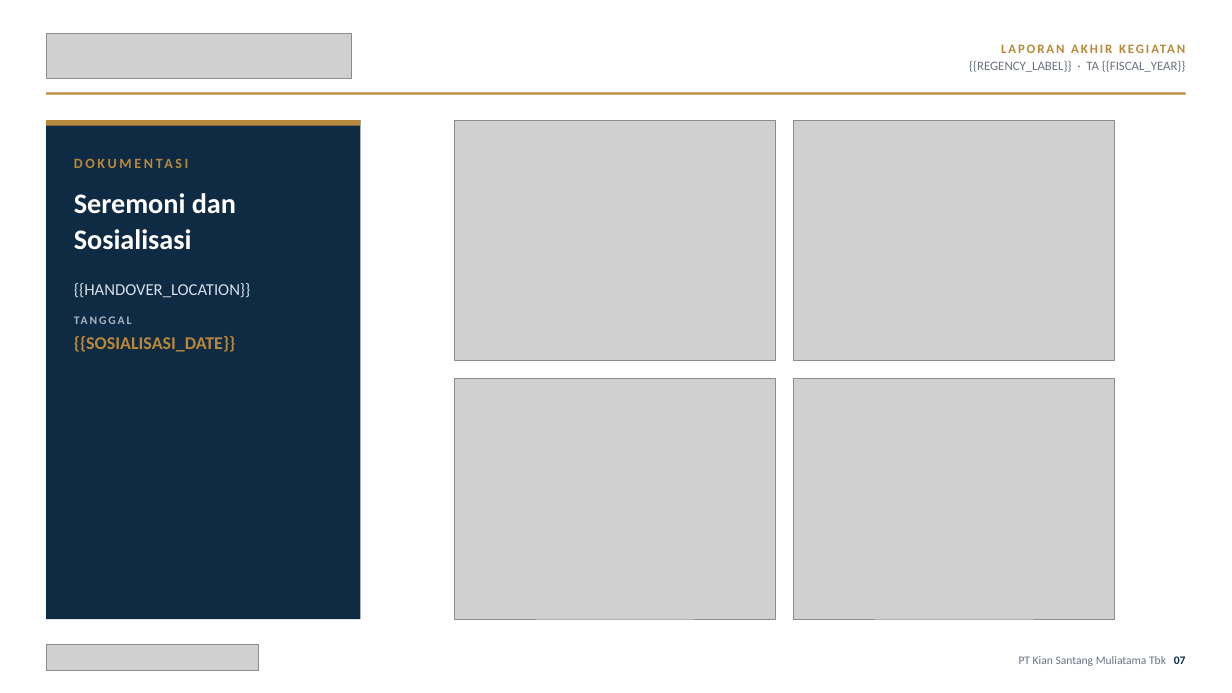
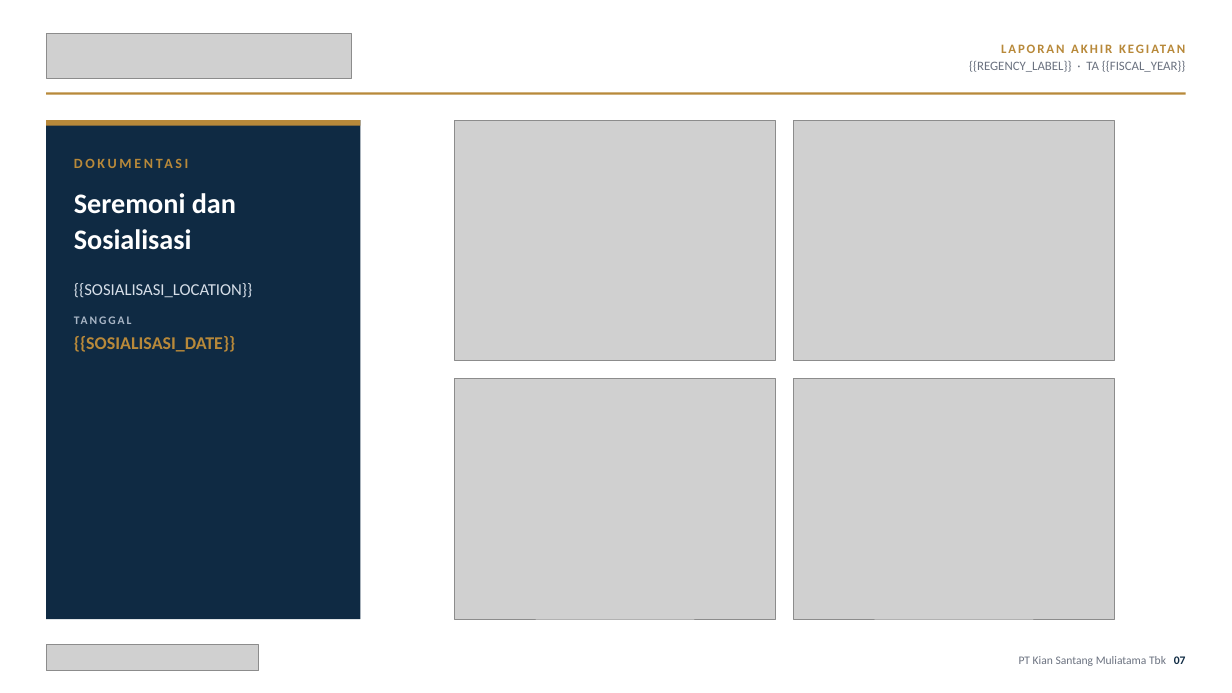
Before and after one commit to RndraThr/Konverter_Kit_Gas, a slide deck: slide 7 of internal/finalreport/template/final_report_template.pptx. Drawn at 1232x693 pixels with LibreOffice and Linux fonts; fonts in the diff are those of the drawing; grey boxes stand for pictures. Boxes give left, top, right and bottom in pixels: in the first picture for what was removed or moved away, otherwise in the second. Text is boxed around its words. In the diff, an @@ line names an element or a change of style, - is before the commit and + after.

```diff
--- a/internal/finalreport/template/final_report_template.pptx
+++ b/internal/finalreport/template/final_report_template.pptx
@@ text at <box>74,283,252,298</box>: text changed @@
-{{HANDOVER_LOCATION}}
+{{SOSIALISASI_LOCATION}}
```
Also in this commit, not shown: 4 other slides changed, 14 other files.
